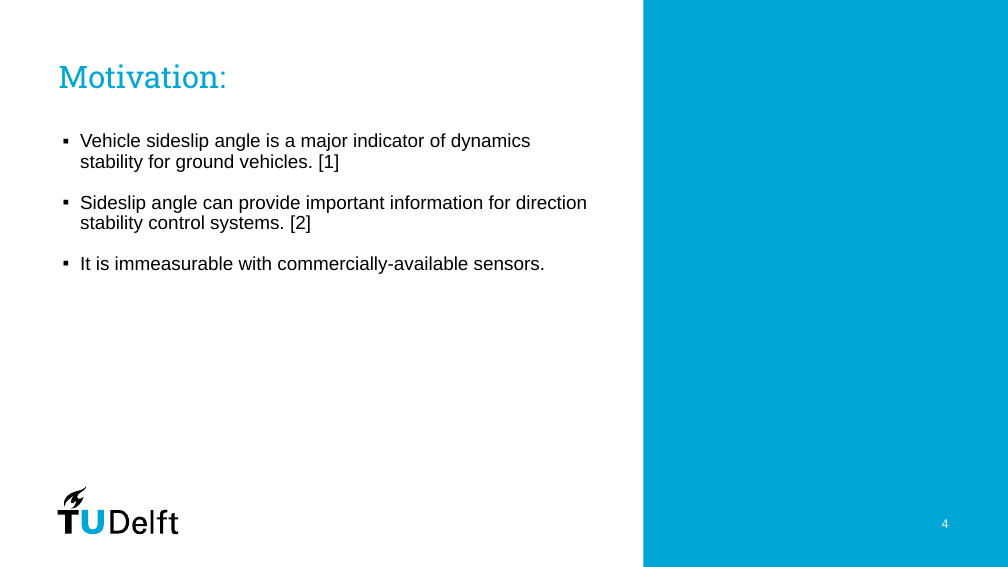
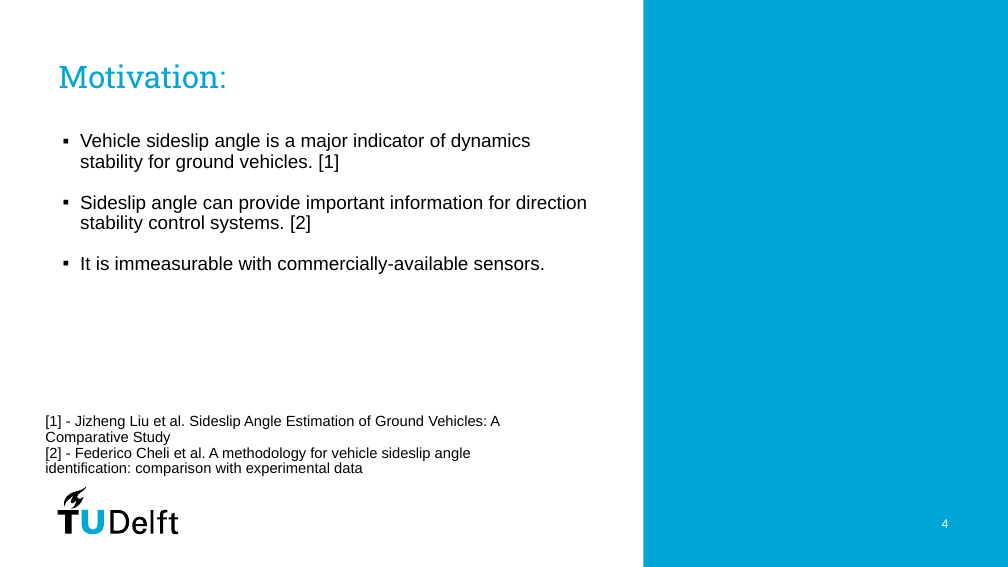
Before and after one commit to PavanPrasad-HG/Vehicle-Dynamics-Control, a slide deck: slide 4 of GP/Group5_GP/Group Presentation.pptx. Drawn at 1008x567 pixels with LibreOffice and Linux fonts; fonts in the diff are those of the drawing. Boxes give left, top, right and bottom in pixels: in the first picture for what was removed or moved away, otherwise in the second. Text is boxed around its words. In the diff, an @@ line names an element or a change of style, - is before the commit and + after.

Commit message:
Updated presentation

```diff
--- a/GP/Group5_GP/Group Presentation.pptx
+++ b/GP/Group5_GP/Group Presentation.pptx
@@ text added at [45,415,500,476], 14 pt, text #000000 @@
+[1] - Jizheng Liu et al. Sideslip Angle Estimation of Ground Vehicles: A Comparative Study
+[2] - Federico Cheli et al. A methodology for vehicle sideslip angle identification: comparison with experimental data
```
Also in this commit, not shown: 3 other slides changed, 5 slides added, 1 other file.
